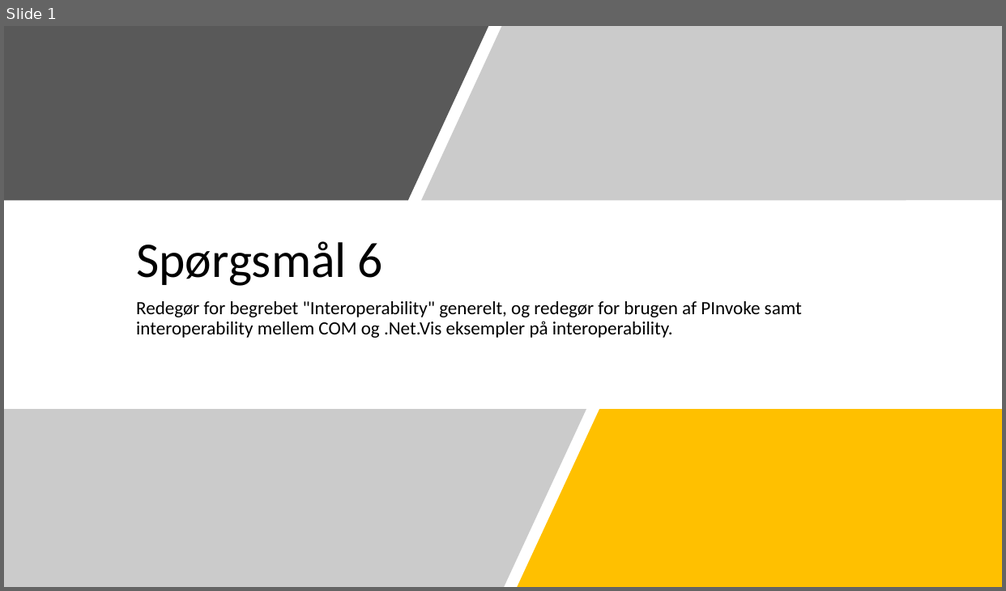
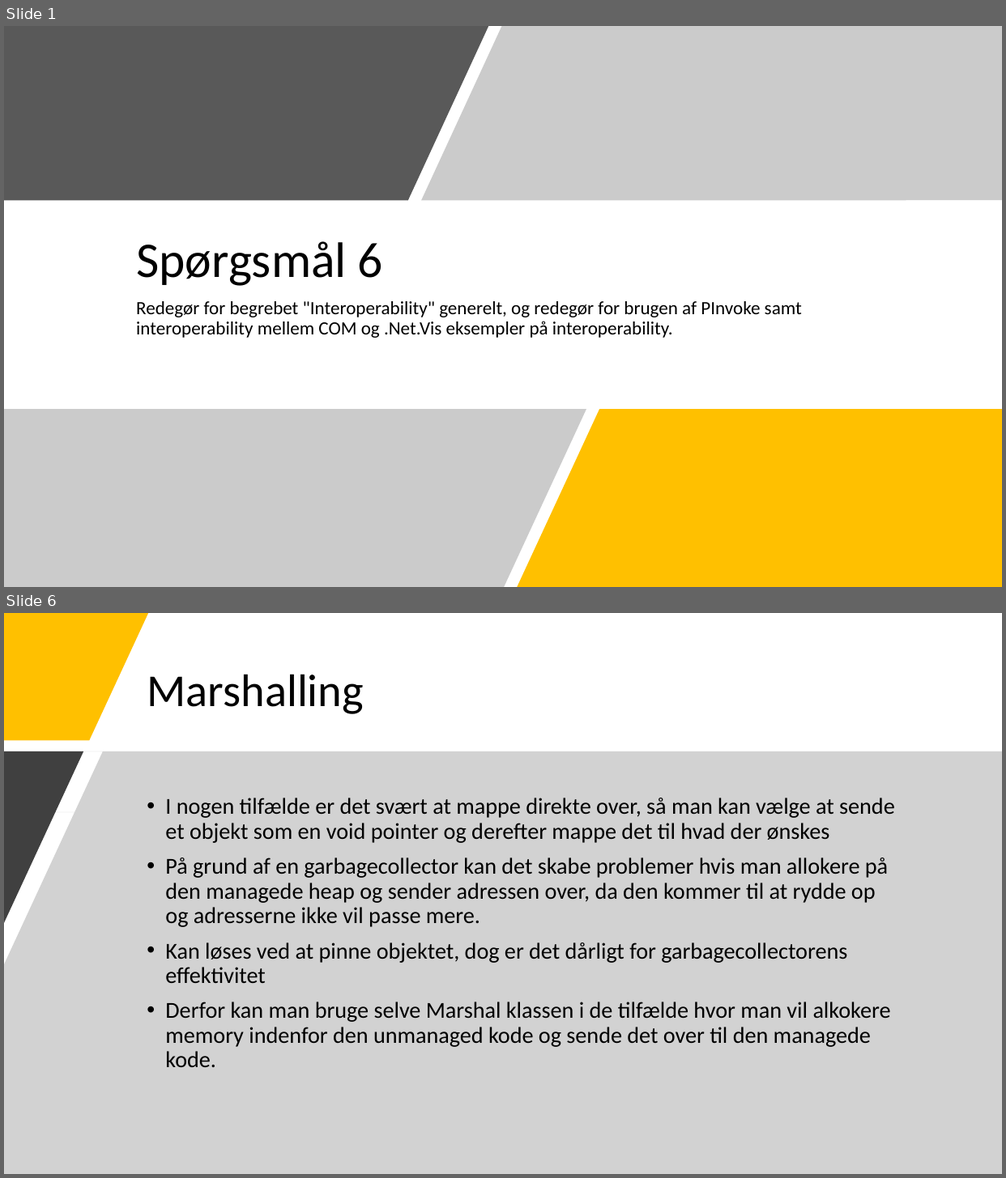
Before and after one commit to Bl0bb3r/KPU_CBD, a slide deck: Presentations/6_Interoperability.pptx. Shown one above the other, each under a label of ours: slide 1 before the commit, slides 1 and 6 after it; the slides between them are not shown. The pictures are 1006x591 and 1006x1178 pixels, drawn with LibreOffice and Linux fonts; fonts in the diff are those of the drawing. Boxes give left, top, right and bottom in pixels: in the first picture for what was removed or moved away, otherwise in the second. Text is boxed around its words. In the diff, an @@ line names an element or a change of style, - is before the commit and + after.

```diff
--- a/Presentations/6_Interoperability.pptx
+++ b/Presentations/6_Interoperability.pptx
@@ slide 6 added at <box>4,613,1002,1174</box>, background #FFFFFF @@
@@ freeform shape added at <box>4,613,148,740</box>, fill #FFC000 @@
@@ title added at <box>147,674,364,714</box>, 44 pt, text #000000 @@
+Marshalling
@@ freeform shape added at <box>4,752,1002,1174</box>, fill #A6A6A6 at 50% opacity @@
@@ freeform shape added at <box>4,752,83,923</box>, fill #404040 @@
@@ text added at <box>165,798,895,1067</box>, 22 pt, text #000000 @@
+• I nogen tilfælde er det svært at mappe direkte over, så man kan vælge at sende et objekt som en void pointer og derefter mappe det til hvad der ønskes
+• På grund af en garbagecollector kan det skabe problemer hvis man allokere på den managede heap og sender adressen over, da den kommer til at rydde op og adresserne ikke vil passe mere.
+• Kan løses ved at pinne objektet, dog er det dårligt for garbagecollectorens effektivitet
+• Derfor kan man bruge selve Marshal klassen i de tilfælde hvor man vil alkokere memory indenfor den unmanaged kode og sende det over til den managede kode.
```
Also in this commit, not shown: 6 other slides added, 2 slides removed, 8 other files.
